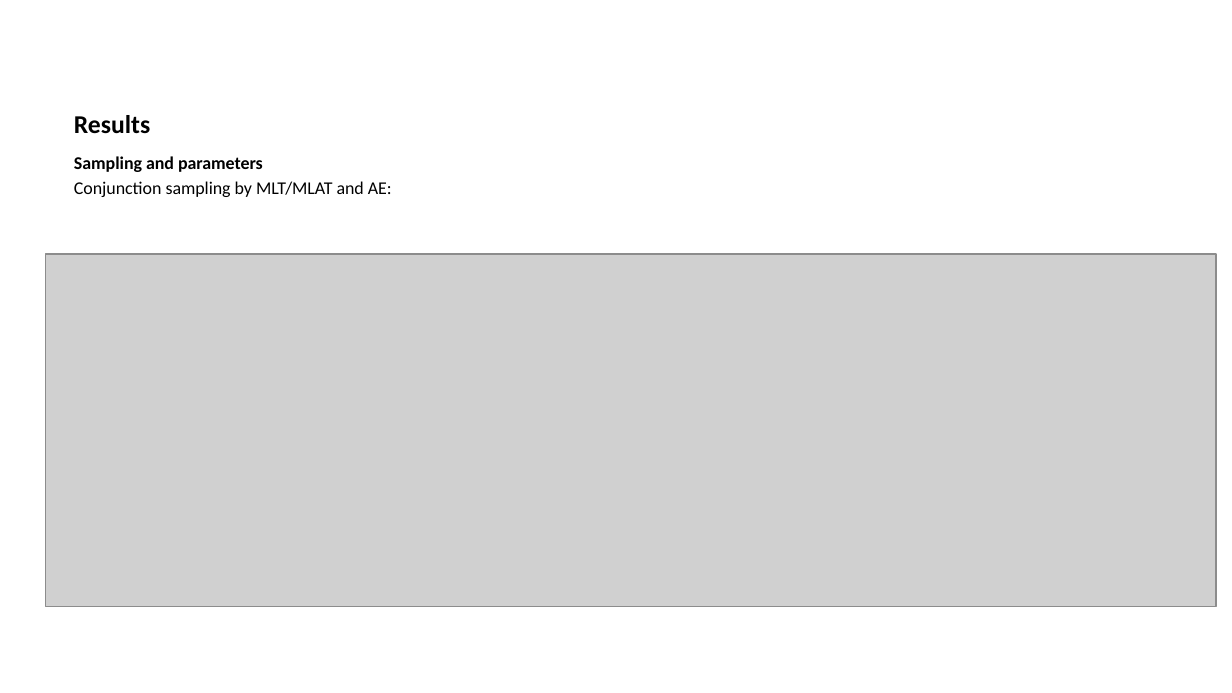
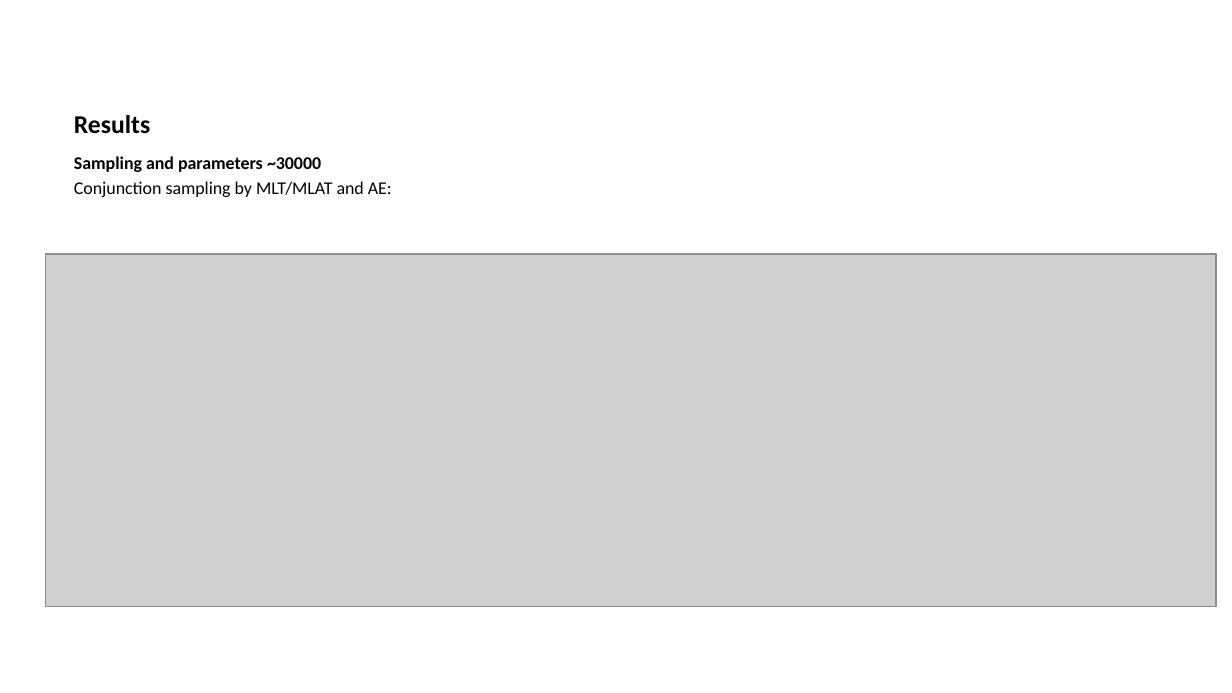
Before and after one commit to Beforerr/dmsp_elfin, a slide deck: slide 7 of files/article.pptx. Drawn at 1232x693 pixels with LibreOffice and Linux fonts; fonts in the diff are those of the drawing; grey boxes stand for pictures. Boxes give left, top, right and bottom in pixels: in the first picture for what was removed or moved away, otherwise in the second. Text is boxed around its words. In the diff, an @@ line names an element or a change of style, - is before the commit and + after.

```diff
--- a/files/article.pptx
+++ b/files/article.pptx
@@ text at box(74, 156, 321, 172): text changed @@
-Sampling and parameters
+Sampling and parameters ~30000
```
Also in this commit, not shown: 7 other slides changed, 2 slides added, 3 slides removed, 1 other file.
